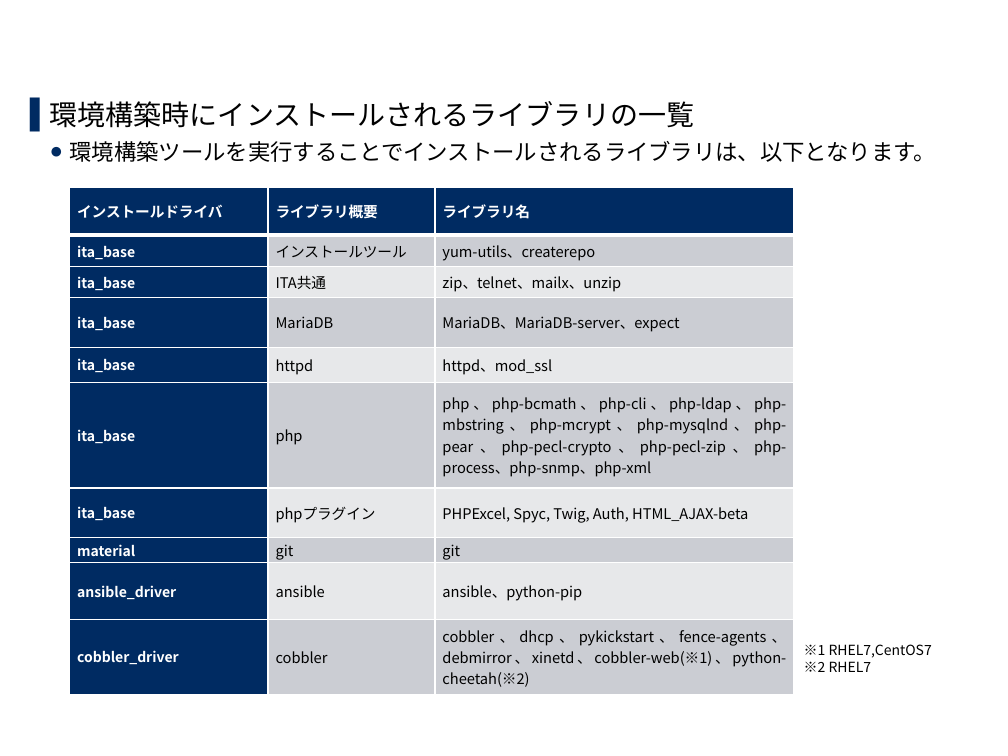
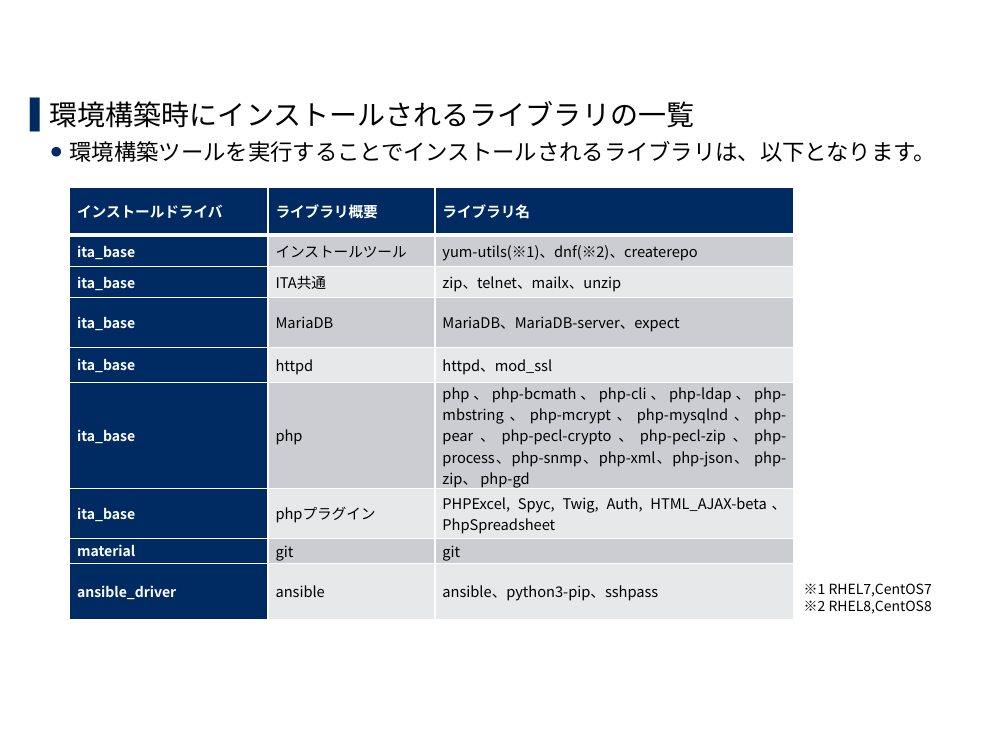
Before and after one commit to exastro-suite/it-automation-docs, a slide deck: slide 20 of asset/Learn_ja/ITA-offline-install_ja.pptx. Drawn at 1008x756 pixels with LibreOffice and Linux fonts; fonts in the diff are those of the drawing; background and template pictures are left out. Boxes give left, top, right and bottom in pixels: in the first picture for what was removed or moved away, otherwise in the second. Text is boxed around its words. In the diff, an @@ line names an element or a change of style, - is before the commit and + after.

```diff
--- a/asset/Learn_ja/ITA-offline-install_ja.pptx
+++ b/asset/Learn_ja/ITA-offline-install_ja.pptx
@@ table at <box>70,187,794,620</box> @@
-row 2, column 3: yum-utils、createrepo
+row 2, column 3: yum-utils(※1)、dnf(※2)、createrepo
-row 6, column 3: php、php-bcmath、php-cli、php-ldap、php-mbstring、php-mcrypt、php-mysqlnd、php-pear、php-pecl-crypto、php-pecl-zip、php-process、php-snmp、php-xml
+row 6, column 3: php、php-bcmath、php-cli、php-ldap、php-mbstring、php-mcrypt、php-mysqlnd、php-pear、php-pecl-crypto、php-pecl-zip、php-process、php-snmp、php-xml、php-json、 php-zip、 php-gd
-row 7, column 3: PHPExcel, Spyc, Twig, Auth, HTML_AJAX-beta
+row 7, column 3: PHPExcel, Spyc, Twig, Auth, HTML_AJAX-beta、PhpSpreadsheet
-row 9: ansible_driver | ansible | ansible、python-pip
-row 10: cobbler_driver | cobbler | cobbler、dhcp、pykickstart、fence-agents、debmirror、xinetd、cobbler-web(※1)、python-cheetah(※2)
+row 9: ansible_driver | ansible | ansible、python3-pip、sshpass
@@ text "※1 RHEL7,CentOS7": place and size @@
-text "※1 RHEL7,CentOS7" at <box>804,644,932,672</box>
+text "※1 RHEL7,CentOS7" at <box>804,583,932,614</box>
@@ text at <box>804,600,932,614</box>: text changed @@
-※2 RHEL7
+※2 RHEL8,CentOS8
```
Also in this commit, not shown: 13 other slides changed.
